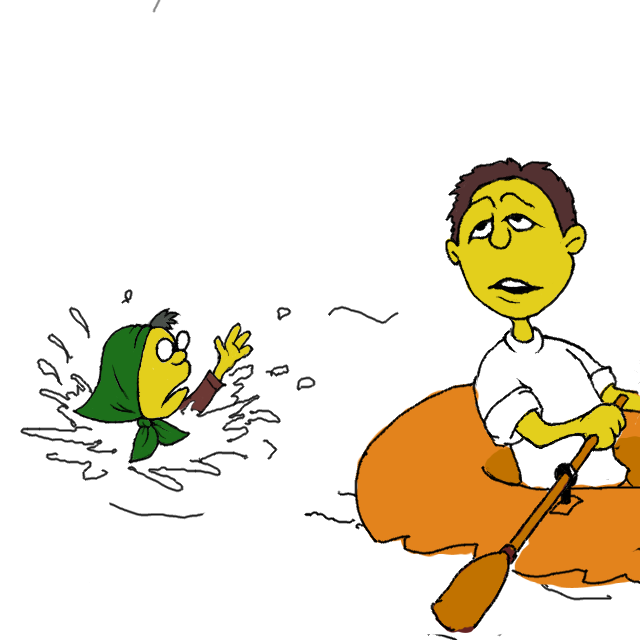
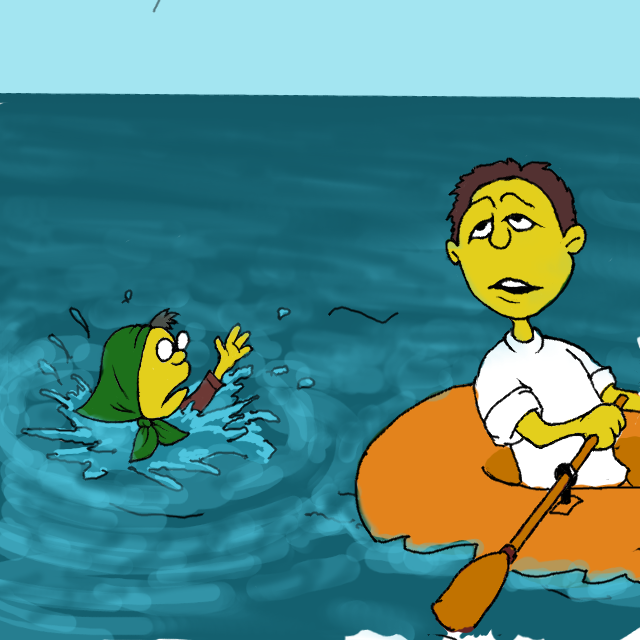
Layers edited between the first and the second 640 × 640 image:
added layer "Новый слой#5" above "Новый слой#9" over 0, 0, 640, 99
added layer "Новый слой#9" (multiply, 8%) above "Новый слой#10" over 0, 39, 640, 640
added layer "Новый слой#10" above "Новый слой#2" over 0, 103, 640, 640
added layer "Новый слой#2" (multiply) above "Новый слой#8" over 0, 39, 640, 640
painted on "Новый слой#8" over 507, 535, 534, 573
